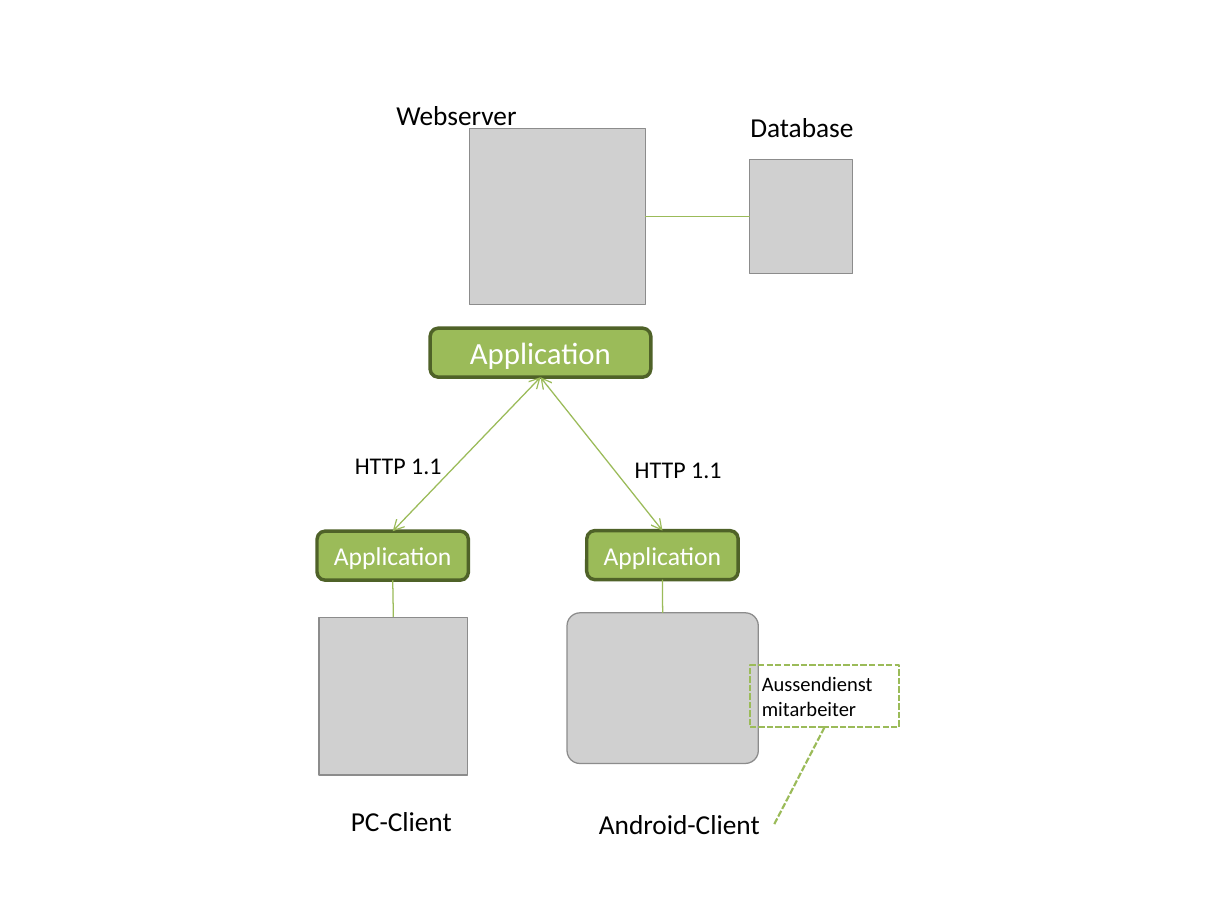
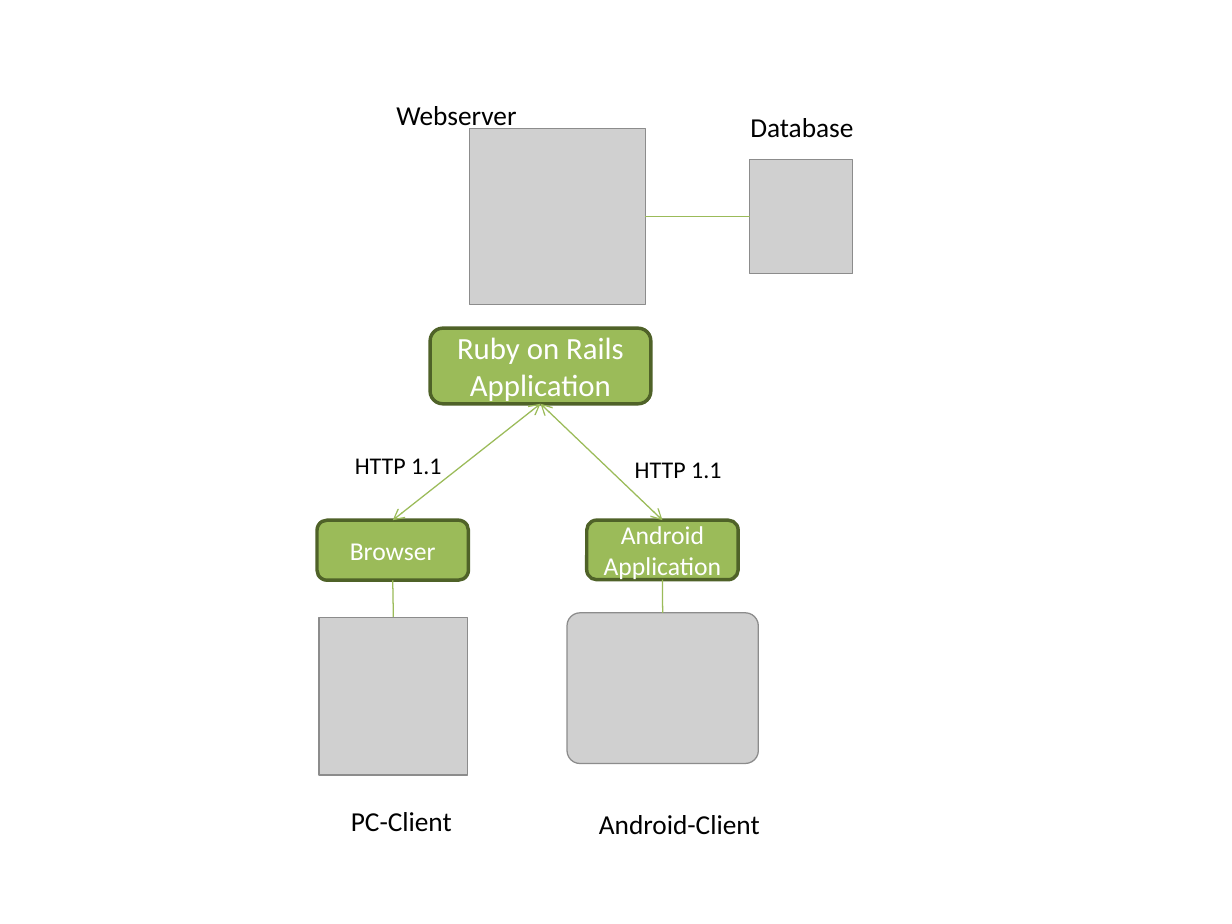
Before and after one commit to lukaselmer/hsr-mrt-software-engineering-2-project, a slide deck: slide 1 of doc/05_Design/architektur_uebersicht.pptx. Drawn at 1232x924 pixels with LibreOffice and Linux fonts; fonts in the diff are those of the drawing; grey boxes stand for pictures. Boxes give left, top, right and bottom in pixels: in the first picture for what was removed or moved away, otherwise in the second. Text is boxed around its words. In the diff, an @@ line names an element or a change of style, - is before the commit and + after.

```diff
--- a/doc/05_Design/architektur_uebersicht.pptx
+++ b/doc/05_Design/architektur_uebersicht.pptx
@@ rounded rectangle "Ruby on Rails Application": place and size @@
-rounded rectangle "Ruby on Rails Application" at [430,328,650,377]
+rounded rectangle "Ruby on Rails Application" at [430,328,650,403]
@@ text in rounded rectangle at [457,337,624,404]: text changed @@
-Application
+Ruby on Rails Application
@@ double arrow moved from (393, 531) - (541, 377) to (393, 520) - (541, 404) @@
@@ double arrow moved from (663, 531) - (541, 377) to (663, 520) - (541, 404) @@
@@ rounded rectangle "Browser": place and size @@
-rounded rectangle "Browser" at [317,531,468,580]
+rounded rectangle "Browser" at [317,520,468,580]
@@ rounded rectangle "Android Application": place and size @@
-rounded rectangle "Android Application" at [586,531,738,580]
+rounded rectangle "Android Application" at [586,520,738,579]
@@ text in rounded rectangle at [604,526,722,581]: text changed @@
-Application
+Android Application
@@ text in rounded rectangle at [350,543,436,560]: text changed @@
-Application
+Browser
@@ rectangle removed at [750,665,899,727] @@
-Aussendienstmitarbeiter
@@ line removed from (824, 727) to (774, 824) @@
```
Also in this commit, not shown: 1 other file.
